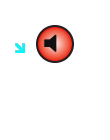
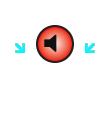
The second 110px x 140px image is a revision of the first. Changes to its layers:
painted on "Pasted Layer" over bbox(85, 43, 95, 53)
